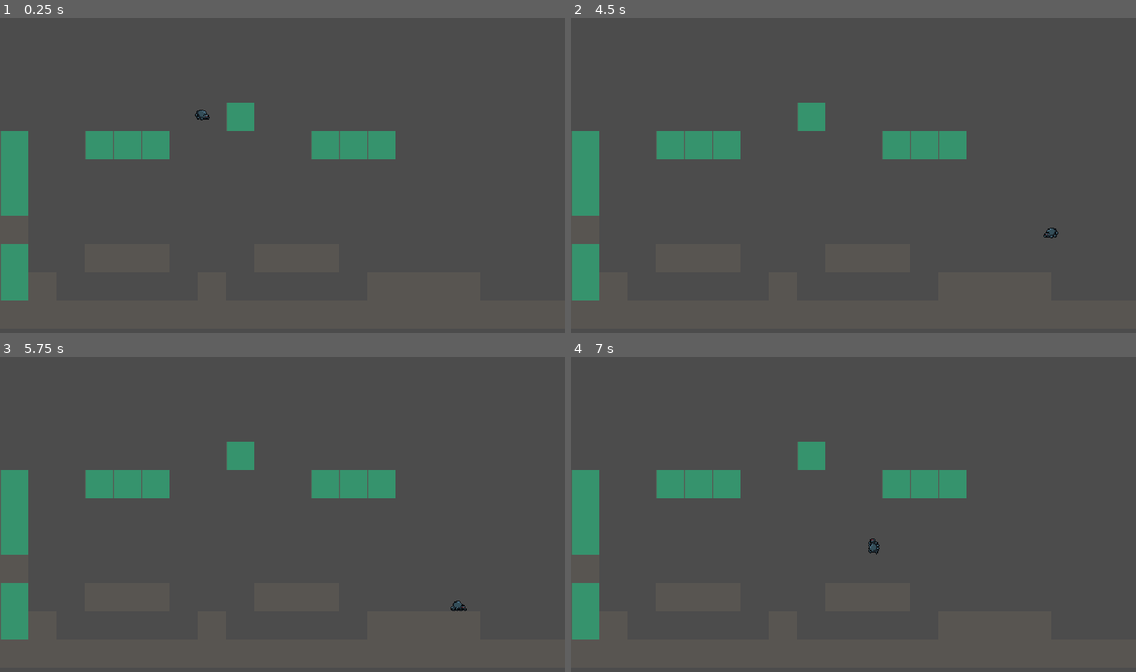
Above: before the commit, frames 1-4 (two rows, left to right).
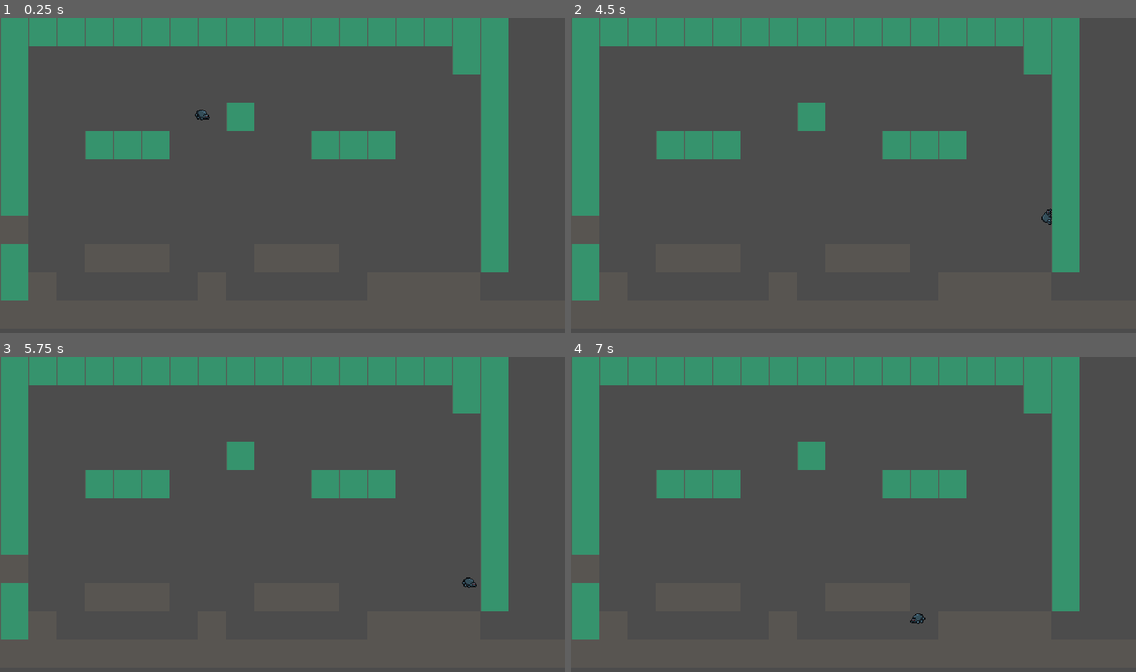
Above: after the commit, the same moments.

Repository: cinnamonmadi/itsybitsy
Game: Godot game, scene res://level.tscn
The game is run twice, just before and just after one commit, with the same random seed, the same clock (stepped at 60 frames per second) and the same inputs.
Inputs:
- Up to frame 1 (0.25 s): no input
- Up to frame 2 (4.5 s): hold D (right) 0.53-2.03 s; tap Shift (web) at 0.6, 1.55, 2.1, 2.85, 4.35 s; tap Space (jump) at 0.77, 0.8, 1.07, 1.35, 1.52, 1.82, 2.3, 3.02, 3.32, 3.6, 3.77, 4.07 s; hold A (left) 2.03-2.78 s; hold D (right) 2.78-4.28 s; hold A (left) from 4.28 s (still down)
- Up to frame 3 (5.75 s): tap Space (jump) at 4.52, 4.82, 5.3 s; release A (left) at 5.03 s; hold D (right) from 5.03 s (still down); tap Shift (web) at 5.1 s
- Up to frame 4 (7 s): release D (right) at 5.78 s; hold A (left) from 5.78 s (still down); tap Space (jump) at 5.85, 6.02, 6.32, 6.77, 6.8 s; tap Shift (web) at 6.05, 6.6 s

The runs differ from the first frame. In frame 1, 13% of the frame differs, in the area x 0-90%, y 0-81%; in frame 2, 13%; in frame 3, 13%; in frame 4, 13%, in the area x 0-90%, y 0-85%.

Commit message:
Added ceiling climbing
Signed-off-by: cinnamonmadi <cinnamon.madi@gmail.com>

Diff:
--- a/level.tscn
+++ b/level.tscn
@@ -61,7 +61,7 @@
 cell_custom_transform = Transform2D( 32, 0, 0, 32, 0, 0 )
 collision_mask = 3
 format = 1
-tile_data = PoolIntArray( 196616, 1, 0, 262144, 1, 0, 262147, 1, 0, 262148, 1, 0, 262149, 1, 0, 262155, 1, 0, 262156, 1, 0, 262157, 1, 0, 327680, 1, 0, 393216, 1, 0, 458752, 0, 0, 524288, 1, 0, 524291, 0, 0, 524292, 0, 0, 524293, 0, 0, 524297, 0, 0, 524298, 0, 0, 524299, 0, 0, 589824, 1, 0, 589825, 0, 0, 589831, …(343 unchanged characters)…
+tile_data = PoolIntArray( -65525, 1, 0, -65524, 1, 0, -65523, 1, 0, 0, 1, 0, 1, 1, 0, 2, 1, 0, 3, 1, 0, 4, 1, 0, 5, 1, 0, 6, 1, 0, 7, 1, 0, 8, 1, 0, 9, 1, 0, 10, 1, 0, 11, 1, 0, 12, 1, 0, 13, 1, 0, 14, 1, 0, 15, 1, 0, 16, 1, 0, 17, 1, 0, 65536, 1, 0, 65552, 1, 0, 65553, 1, 0, 131072, 1, 0, 131089, 1, 0, 196608, 1, 0, 196616, 1, 0, 196625, 1, 0, 262144, 1, 0, 262147, 1, 0, 262148, 1, 0, 262149, 1, 0, 262155, 1, 0, 262156, 1, 0, 262157, 1, 0, 262161, 1, 0, 327680, 1, 0, 327697, 1, 0, 393216, 1, 0, 393233, 1, 0, 458752, 0, 0, 458769, 1, 0, 524288, 1, 0, 524291, 0, 0, 524292, 0, 0, 524293, 0, 0, 524297, 0, 0, 524298, 0, 0, 524299, 0, 0, 524305, 1, 0, 589824, 1, 0, 589825, 0, 0, 589831, …(343 unchanged characters)…
 
 [node name="spider" parent="." instance=ExtResource( 2 )]
 position = Vector2( 229, 97 )
--- a/spider/spider.gd
+++ b/spider/spider.gd
@@ -26,6 +26,7 @@
 var web_position = null
 var swing_speed = 0
 var wall_climb_direction = 0
+var ceiling_climbing = false
 
 func _ready():
 	web.add_point(Vector2.ZERO)
@@ -74,7 +75,7 @@
 		web_release()
 
 func move():
-	if not grounded and web_position != null:
+	if not grounded and wall_climb_direction == 0 and not ceiling_climbing and web_position != null:
 		# Web pulls player towards the bottom
 		var web_pull_direction = 0
 		if web_position.x - position.x > 5:
@@ -112,21 +113,24 @@
 				climb_vector = climb_vector.rotated(PI)
 			velocity += climb_vector * WEB_CLIMB_SPEED
 	else:
-		if wall_climb_direction != 0:
+		if ceiling_climbing: # Ceiling climbing
+			velocity.x = direction.x * SPEED
+			velocity.y = -5
+		elif wall_climb_direction != 0: # Wall climbing
 			velocity.x = wall_climb_direction * 5
 			velocity.y = direction.y * SPEED
-		elif grounded and direction.y == 1:
+		elif grounded and direction.y == 1: # Crouching
 			velocity.x = 0
-		elif grounded:
+		elif grounded: # Floor walking
 			velocity.x = direction.x * SPEED
-		else:
+		else: # Mid-air motion with drag
 			velocity.x += direction.x * 30
 			if velocity.x > SPEED:
 				velocity.x = SPEED
 			elif velocity.x < -SPEED:
 				velocity.x = -SPEED
 			velocity.x *= 0.99
-		if wall_climb_direction == 0:
+		if wall_climb_direction == 0 and not ceiling_climbing:
 			velocity.y += GRAVITY
 
 	var was_grounded = grounded
@@ -135,7 +139,7 @@
 		wall_climb_direction = 0
 	if was_grounded and not grounded:
 		coyote_timer.start(COYOTE_TIME_DURATION)
-	if (grounded or not coyote_timer.is_stopped() or wall_climb_direction != 0) and not jump_input_timer.is_stopped():
+	if (grounded or not coyote_timer.is_stopped() or wall_climb_direction != 0 or ceiling_climbing) and not jump_input_timer.is_stopped():
 		jump_input_timer.stop()
 		jump()
 	if grounded and velocity.y >= 5:
@@ -147,17 +151,28 @@
 
 	# Check to see if we are wall climbing
 	wall_climb_direction = 0
-	for i in get_slide_count():
-		if velocity.x != 0:
+	if velocity.x != 0 and not grounded and not ceiling_climbing:
+		for i in get_slide_count():
 			var wall_position = position + (Vector2(velocity.x, 0).normalized() * (float(TILE_SIZE) / 2))
 			var wall_tile = tilemap.world_to_map(wall_position)
 			if tilemap.get_cellv(wall_tile) == 1:
 				wall_climb_direction = Vector2(velocity.x, 0).normalized().x
 				break
+	ceiling_climbing = false
+	if wall_climb_direction == 0 and velocity.y < 0:
+		for i in get_slide_count():
+			var ceiling_position = position + (Vector2(0, velocity.y).normalized() * (float(TILE_SIZE) / 2))
+			var ceiling_tile = tilemap.world_to_map(ceiling_position)
+			if tilemap.get_cellv(ceiling_tile) == 1:
+				ceiling_climbing = true
+				break
 
 func jump():
 	velocity.y = -JUMP_IMPULSE
 	grounded = false
+	if ceiling_climbing:
+		velocity.y *= -1
+		ceiling_climbing = false
 	if wall_climb_direction != 0:
 		velocity.x = JUMP_IMPULSE * wall_climb_direction * -1
 		wall_climb_direction = 0
@@ -165,9 +180,9 @@
 func update_sprite():
 	if grounded and direction.y == 1:
 		sprite.play("crouch")
-	elif (direction.x == 0 and grounded) or (direction.y == 0 and wall_climb_direction != 0):
+	elif (direction.x == 0 and (grounded or ceiling_climbing)) or (direction.y == 0 and wall_climb_direction != 0):
 		sprite.play("idle")
-	elif (direction.x != 0 and grounded) or (direction.y != 0 and wall_climb_direction != 0):
+	elif (direction.x != 0 and (grounded or ceiling_climbing)) or (direction.y != 0 and wall_climb_direction != 0):
 		sprite.play("run")
 	elif not grounded and (web_position != null or velocity.y > 0):
 		sprite.play("fall")
@@ -176,8 +191,15 @@
 	elif not grounded and velocity.y < 0 and web_position == null:
 		sprite.play("jump")
 
-	sprite.rotation_degrees = wall_climb_direction * -90
-	if wall_climb_direction == 0:
+	if ceiling_climbing:
+		sprite.rotation_degrees = 180
+	else:
+		sprite.rotation_degrees = wall_climb_direction * -90
+	if ceiling_climbing:
+		sprite.offset.y = -1
+		if (direction.x == -1 and sprite.flip_h) or (direction.x == 1 and not sprite.flip_h):
+			sprite.flip_h = not sprite.flip_h
+	elif wall_climb_direction == 0:
 		sprite.offset.y = 0
 		if (direction.x == 1 and sprite.flip_h) or (direction.x == -1 and not sprite.flip_h):
 			sprite.flip_h = not sprite.flip_h
